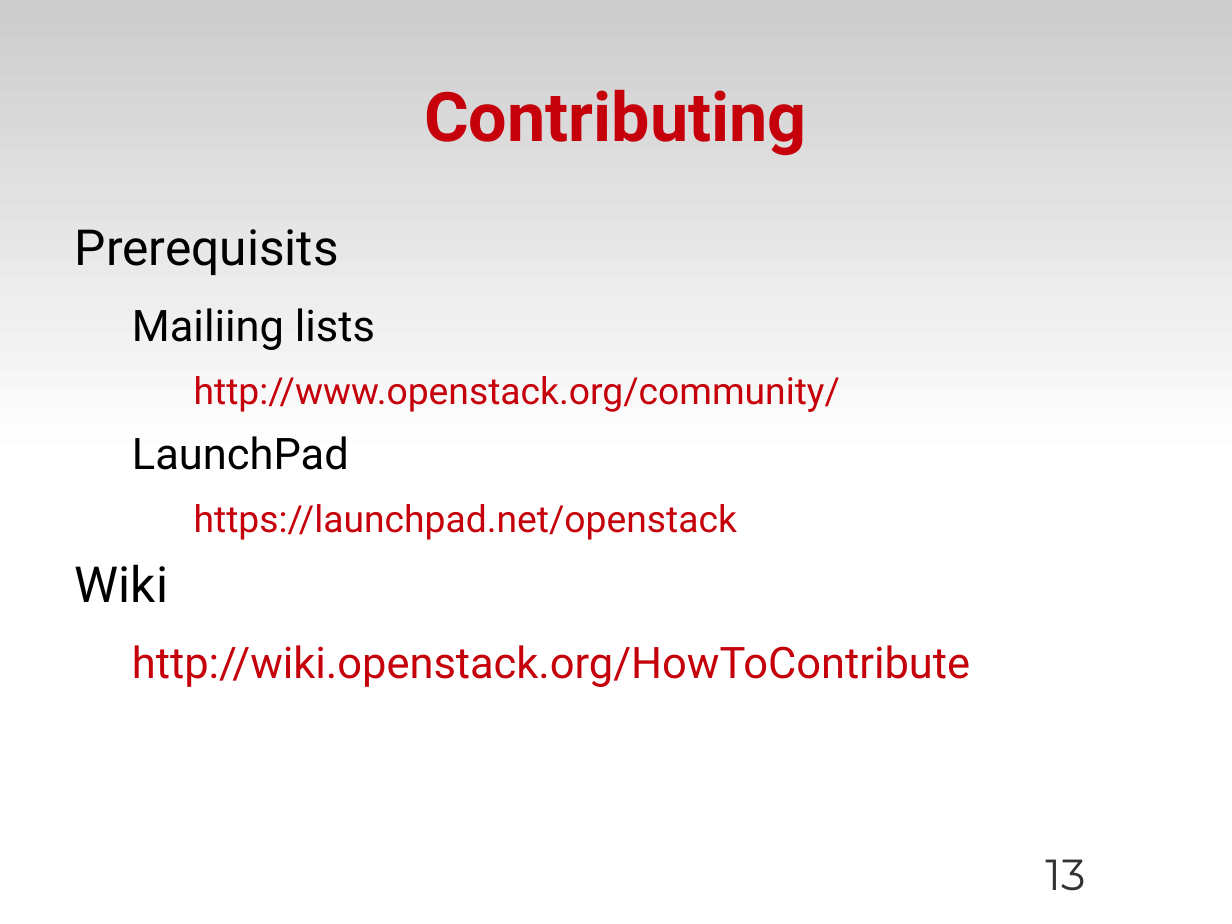
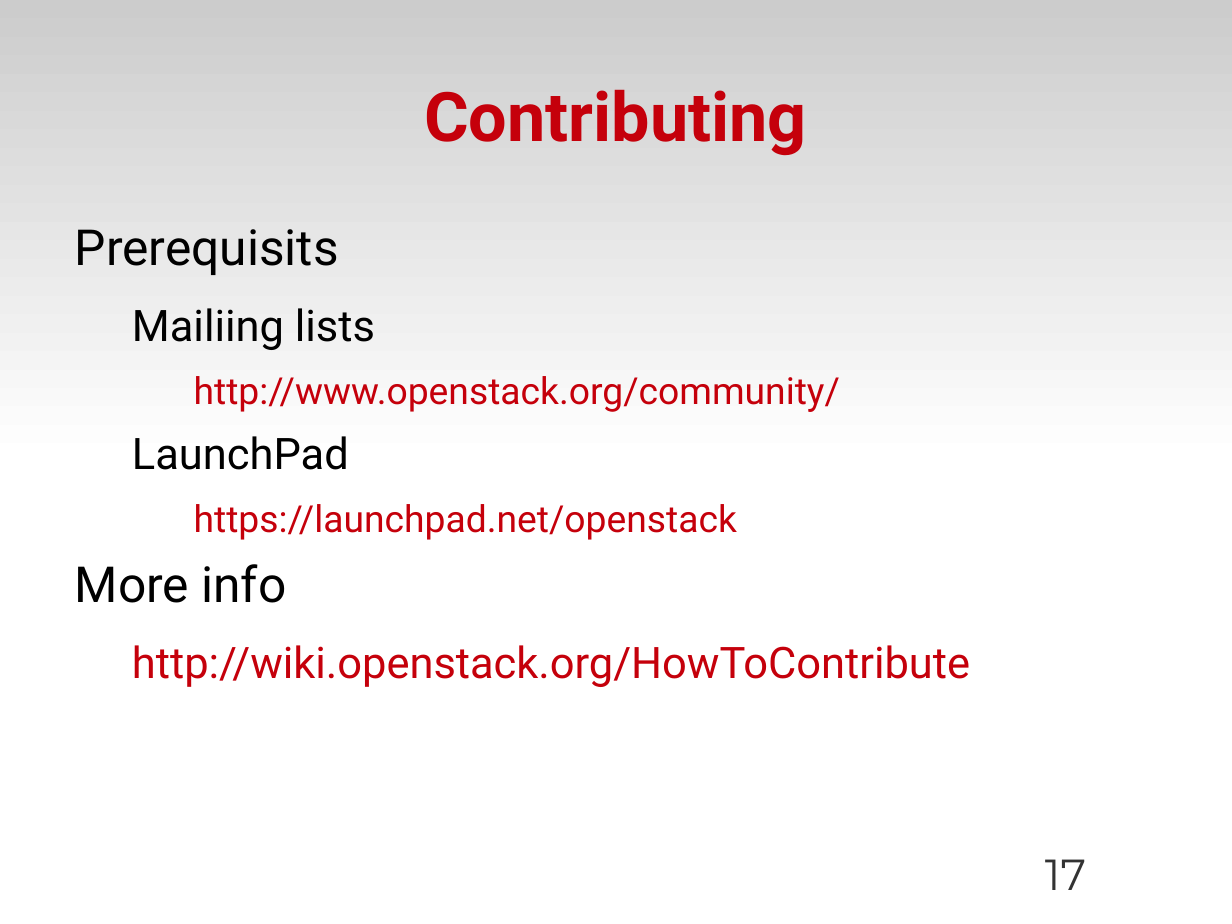
Before and after one commit to zyluo/talk-COSUG-2012, a slide deck: slide 17 of COSUG-2012.odp (slide 13 before the commit). Drawn at 1232x924 pixels with LibreOffice and Linux fonts; fonts in the diff are those of the drawing; background and template pictures are left out. Boxes give left, top, right and bottom in pixels: in the first picture for what was removed or moved away, otherwise in the second. Text is boxed around its words. In the diff, an @@ line names an element or a change of style, - is before the commit and + after.

```diff
--- a/COSUG-2012.odp
+++ b/COSUG-2012.odp
@@ text at bbox=[75, 564, 287, 603]: text changed @@
-Wiki
+More info
@@ page number at bbox=[1045, 859, 1086, 890]: text changed @@
-13
+17
```
Also in this commit, not shown: 7 other slides changed, 6 slides added, 2 slides removed, 1 other file.
